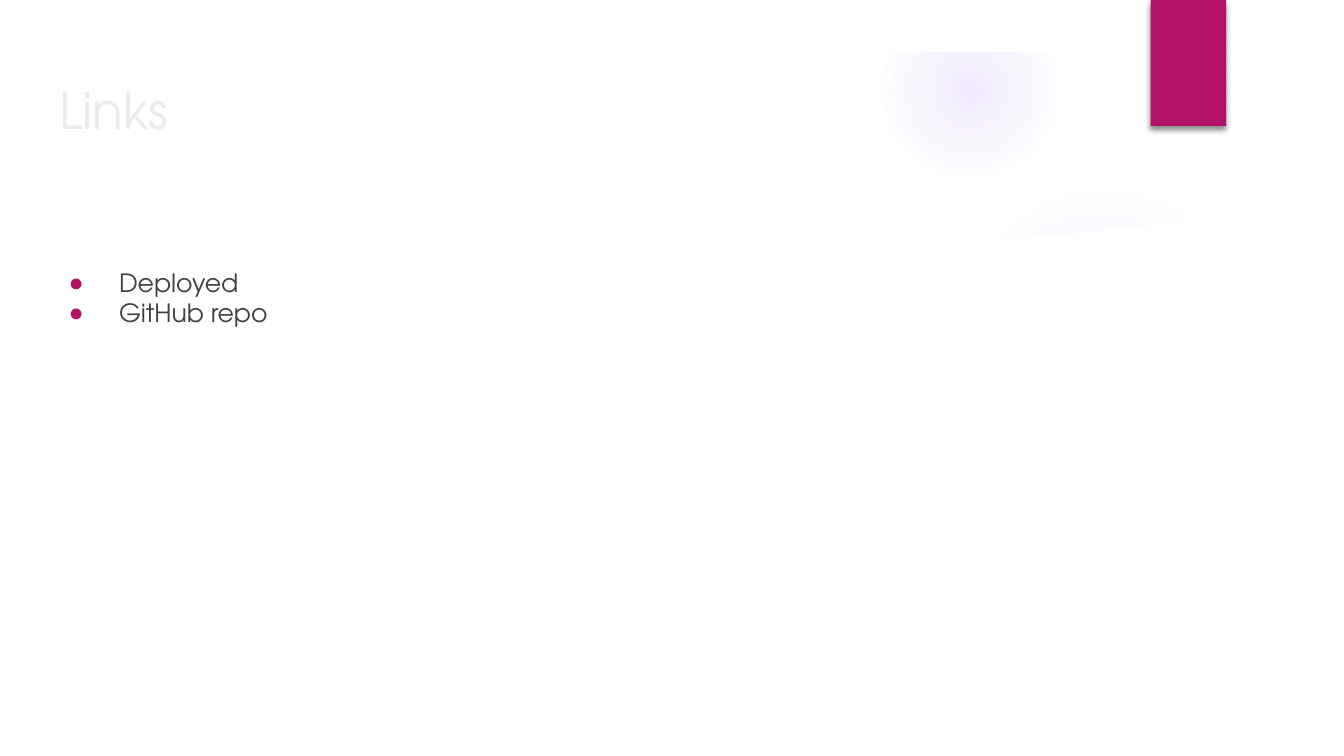
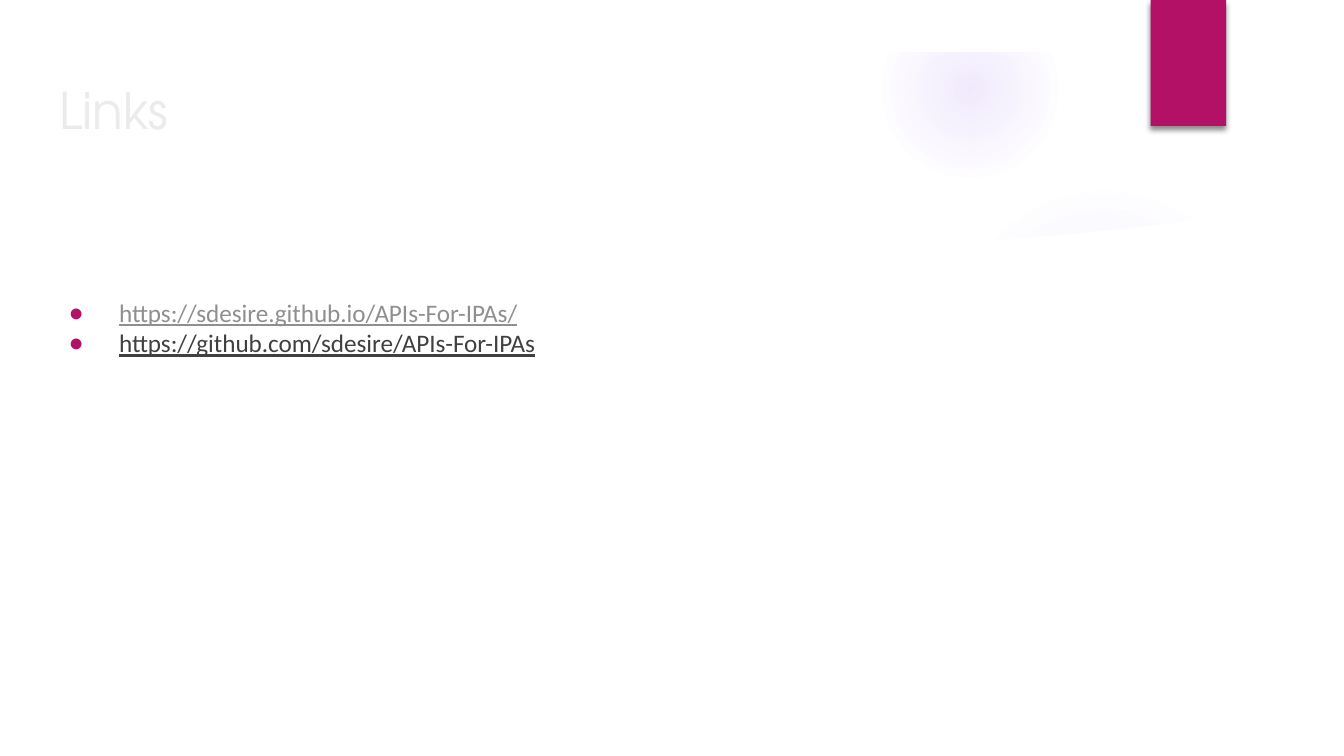
Before and after one commit to sdesire/APIs-For-IPAs, a slide deck: slide 10 of Project Presentation.pptx. Drawn at 1344x756 pixels with LibreOffice and Linux fonts; fonts in the diff are those of the drawing; background and template pictures are left out. Boxes give left, top, right and bottom in pixels: in the first picture for what was removed or moved away, otherwise in the second. Text is boxed around its words. In the diff, an @@ line names an element or a change of style, - is before the commit and + after.

```diff
--- a/Project Presentation.pptx
+++ b/Project Presentation.pptx
@@ text at (119, 304, 535, 357): text changed; font TeX Gyre Adventor to Calibri; text colour #404040 to #8F8F8F @@
-● Deployed
-● GitHub repo
+● https://sdesire.github.io/APIs-For-IPAs/
+● https://github.com/sdesire/APIs-For-IPAs
```
Also in this commit, not shown: 6 other slides changed.
